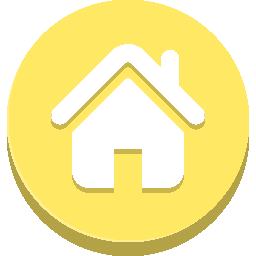
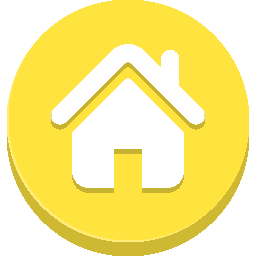
Layered file, before and after one edit (256 × 256). Changes by layer:
painted on "Layer 2" over [7, 0, 249, 242]
